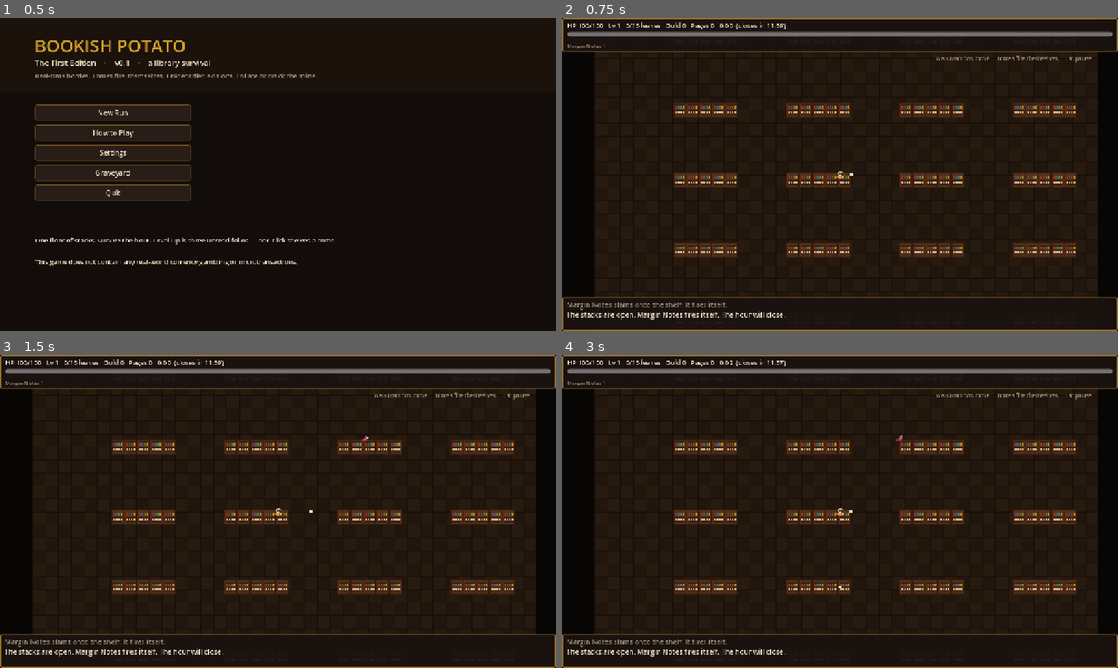
Above: before the commit, frames 1-4 (two rows, left to right).
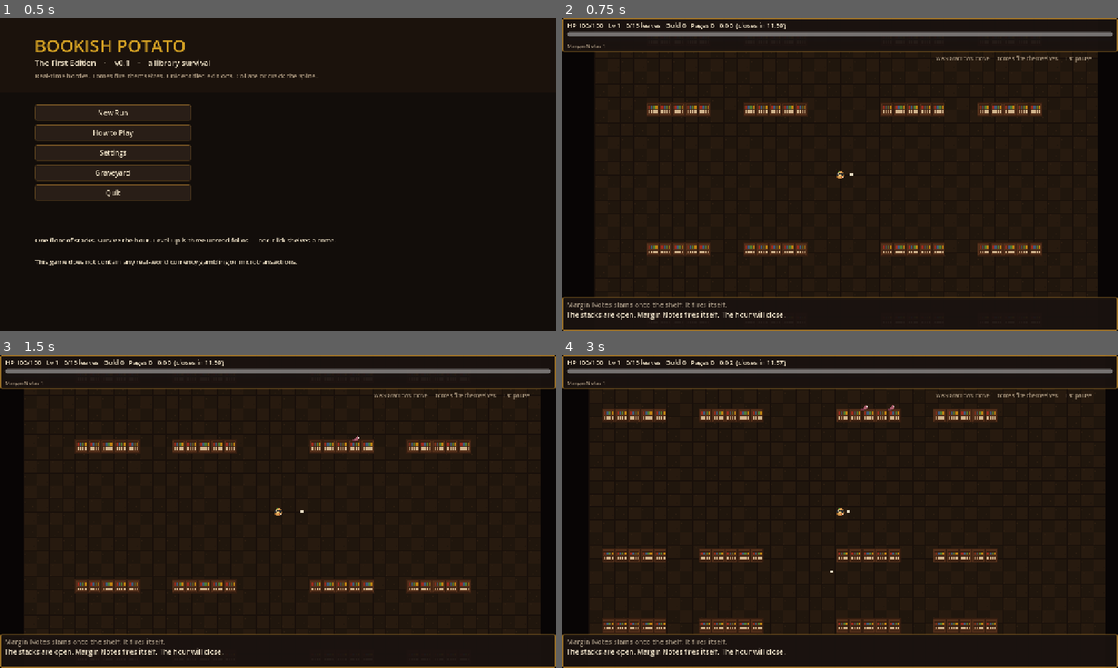
Above: after the commit, the same moments.

Repository: eatexp/bookish-potato
Game: Godot game, scene res://scenes/boot.tscn
The game is run twice, just before and just after one commit, with the same random seed, the same clock (stepped at 60 frames per second) and the same inputs. Sound files missing from this copy of the repository are replaced by a short silence.
Inputs:
- Up to frame 1 (0.5 s): no input
- Up to frame 2 (0.75 s): click "New Run" at 0.5 s
- Up to frame 3 (1.5 s): tap Enter (confirm) at 1.25, 1.35 s; hold Right from 1.28 s (still down)
- Up to frame 4 (3 s): tap Space at 1.52, 2.27 s; release Right at 2.03 s; hold Down 2.03-2.78 s; tap D (move_e) at 2.1 s; hold Right from 2.78 s (still down); tap W (move_n) at 2.85 s

Frame 1 is identical in both runs. In frame 2, 5.5% of the frame differs, in the area x 15-93%, y 26-77%; in frame 3, 6.7%; in frame 4, 10%, in the area x 5-98%, y 10-90%.

Commit message:
Fix GDScript Variant inference and keep a clear lane at spawn.
Co-authored-by: Jamie.Xp <eatexp@users.noreply.github.com>

Diff:
--- a/scripts/autoload/game.gd
+++ b/scripts/autoload/game.gd
@@ -151,13 +151,14 @@
 
 func _build_stacks() -> void:
 	stacks.clear()
-	var rows := [-520.0, -260.0, 0.0, 260.0, 520.0]
-	var cols := [-620.0, -200.0, 220.0, 640.0]
+	var rows := [-520.0, -260.0, 260.0, 520.0]
+	var cols := [-720.0, -360.0, 150.0, 510.0]
 	for y in rows:
 		for x in cols:
-			if absf(x) < 80.0 and absf(y) < 80.0:
+			var r := Rect2(x, y, 200.0, 38.0)
+			if r.grow(48.0).has_point(Vector2.ZERO):
 				continue
-			stacks.append(Rect2(x, y, 210.0, 40.0))
+			stacks.append(r)
 
 
 func _blocked(pos: Vector2, radius: float) -> bool:
@@ -331,9 +332,9 @@
 				var dir4 := face.rotated(t * 1.4)
 				_proj(player.pos + dir4 * 12.0, dir4 * 320.0, dmg, 0.5, 10.0, "hymnal", 42.0 + 6.0 * lv, 0.0, 1)
 		"ledger":
-			var tgt := _nearest_enemy()
+			var tgt: Dictionary = _nearest_enemy()
 			var dir5 := face
-			if tgt != null:
+			if not tgt.is_empty():
 				dir5 = (tgt.pos - player.pos).normalized()
 			_proj(player.pos + dir5 * 14.0, dir5 * 390.0, dmg, 1.1, 6.0, "ledger", 0.0, 0.0, 0, true, 1)
 		_:
@@ -464,8 +465,8 @@
 			keep.append(pr)
 			continue
 		if bool(pr.seek):
-			var tgt := _nearest_enemy()
-			if tgt != null:
+			var tgt: Dictionary = _nearest_enemy()
+			if not tgt.is_empty():
 				pr.vel = pr.vel.lerp((tgt.pos - pr.pos).normalized() * 390.0, 0.12)
 		pr.pos += pr.vel * dt
 		if bool(pr.from_player):
@@ -737,8 +738,8 @@
 	return Persist.try_stamp_folio(rng)
 
 
-func _nearest_enemy() -> Variant:
-	var best: Variant = null
+func _nearest_enemy() -> Dictionary:
+	var best: Dictionary = {}
 	var bd := 1e12
 	var ppos: Vector2 = player.pos
 	for e in enemies:
--- a/tools/smoke_test.gd
+++ b/tools/smoke_test.gd
@@ -103,6 +103,9 @@
 
 
 func _run_loop() -> int:
+	if root.get_node_or_null("Game") == null:
+		push_error("Game autoload missing")
+		return 1
 	var G: Node = root.get_node("Game")
 	var P: Node = root.get_node("Persist")
 	G.new_run(42)
